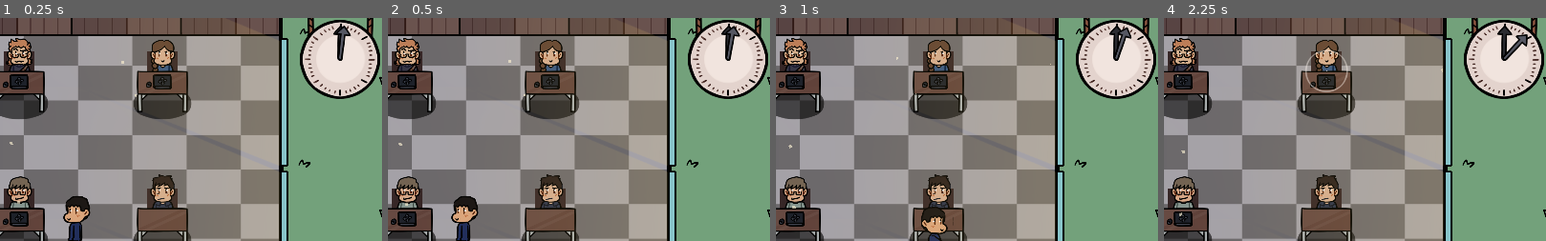
Above: before the commit, frames 1-4 (left to right).
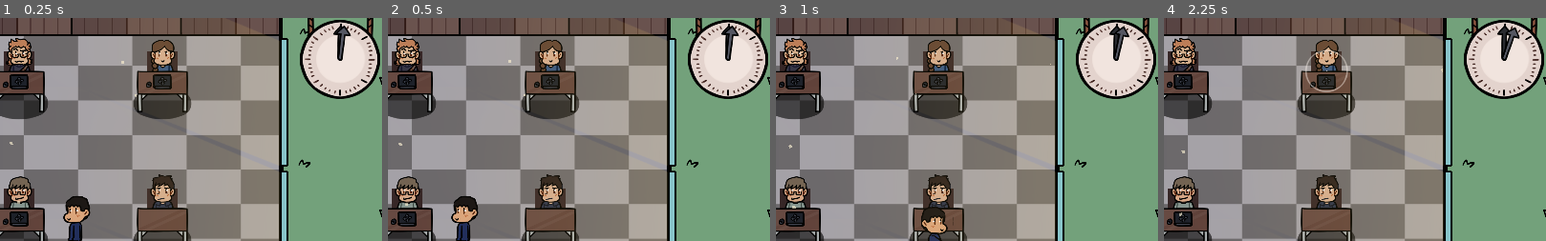
Above: after the commit, the same moments.

Repository: nyaro-p/TheTutorSimulator
Game: Godot game, scene res://Scenes/Classroom.tscn
The game is run twice, just before and just after one commit, with the same random seed, the same clock (stepped at 60 frames per second) and the same inputs.
Inputs:
- Up to frame 1 (0.25 s): no input
- Up to frame 2 (0.5 s): no input
- Up to frame 3 (1 s): hold D (move_right) from 0.53 s (still down)
- Up to frame 4 (2.25 s): release D (move_right) at 1.28 s; hold S (move_down) 1.28-2.03 s; hold D (move_right) from 2.03 s (still down)
The pictures show only the part of the screen within x 48-98%, y 6-56%; the shares and areas given below are measured in that part.

Frame 1 is identical in both runs. In frame 2, 0.2% of the frame differs, in the area x 88-93%, y 3-18%; in frame 3, 0.2%; in frame 4, 0.5%, in the area x 88-96%, y 3-20%.

Commit message:
have more coffee

Diff:
--- a/Prefabs/UI/Clock.gd
+++ b/Prefabs/UI/Clock.gd
@@ -15,3 +15,6 @@
 		var tween := create_tween().set_trans(Tween.TRANS_ELASTIC)
 		tween.tween_property(arrow, "rotation_degrees", new_rotation, time)
 		tween.connect("finished", self, "time_finished")
+
+func set_tut_time(value):
+	tut_time = value
--- a/Prefabs/UI/Manometer.gd
+++ b/Prefabs/UI/Manometer.gd
@@ -1,12 +1,21 @@
 extends Node2D
 
 onready var pivot = $YellowPivot
+onready var target_rotation = 0.0
 
 func decrease(value):
 	pivot.rotation_degrees += value
 	pivot.rotation_degrees = clamp(pivot.rotation_degrees, 0, 90)
+	print(target_rotation)
 
 func increase(value):
-	var new_rotation = pivot.rotation_degrees - value
+	target_rotation -= value
+	var new_rotation = pivot.rotation_degrees + target_rotation
+	new_rotation = clamp(new_rotation, 0, 90)
 	var tween := create_tween().set_trans(Tween.TRANS_LINEAR).set_ease(Tween.EASE_IN_OUT)
 	tween.tween_property(pivot, "rotation_degrees", new_rotation, 0.4)
+	#prevents "coffee loss" when collecting multiple coffeees at the same time
+	tween.connect("finished", self, "finished", [value])
+
+func finished(value):
+	target_rotation += value
--- a/Scenes/GameController.gd
+++ b/Scenes/GameController.gd
@@ -8,6 +8,8 @@
 onready var clock = $"%Clock"
 onready var manometer = $"%Manometer"
 onready var player = $"%Player"
+
+var tut_time = 50.0
 
 var rate_time = 1
 var item_rate_time = 1
@@ -28,6 +30,8 @@
 		children[i].person.frame = i
 
 	player.connect("coffee_collected", self, "adjust_manometer")
+
+	clock.set_tut_time(tut_time)
 
 
 func on_timeout():
@@ -54,7 +58,7 @@
 	var tween := create_tween().set_trans(Tween.TRANS_LINEAR).set_ease(Tween.EASE_IN_OUT)
 	tween.tween_property(coffee, "position", end_position, 4.0)
 
-	itemTimer.start(4.0 + float(randi() % item_rate_time))
+	itemTimer.start(5.0 + float(randi() % item_rate_time))
 
 func _physics_process(delta):
 	manometer.decrease(4.0 * delta)
--- a/project.godot
+++ b/project.godot
@@ -18,7 +18,6 @@
 
 window/size/width=512
 window/size/height=300
-window/size/fullscreen=true
 window/size/test_width=1024
 window/size/test_height=600
 window/stretch/mode="2d"
